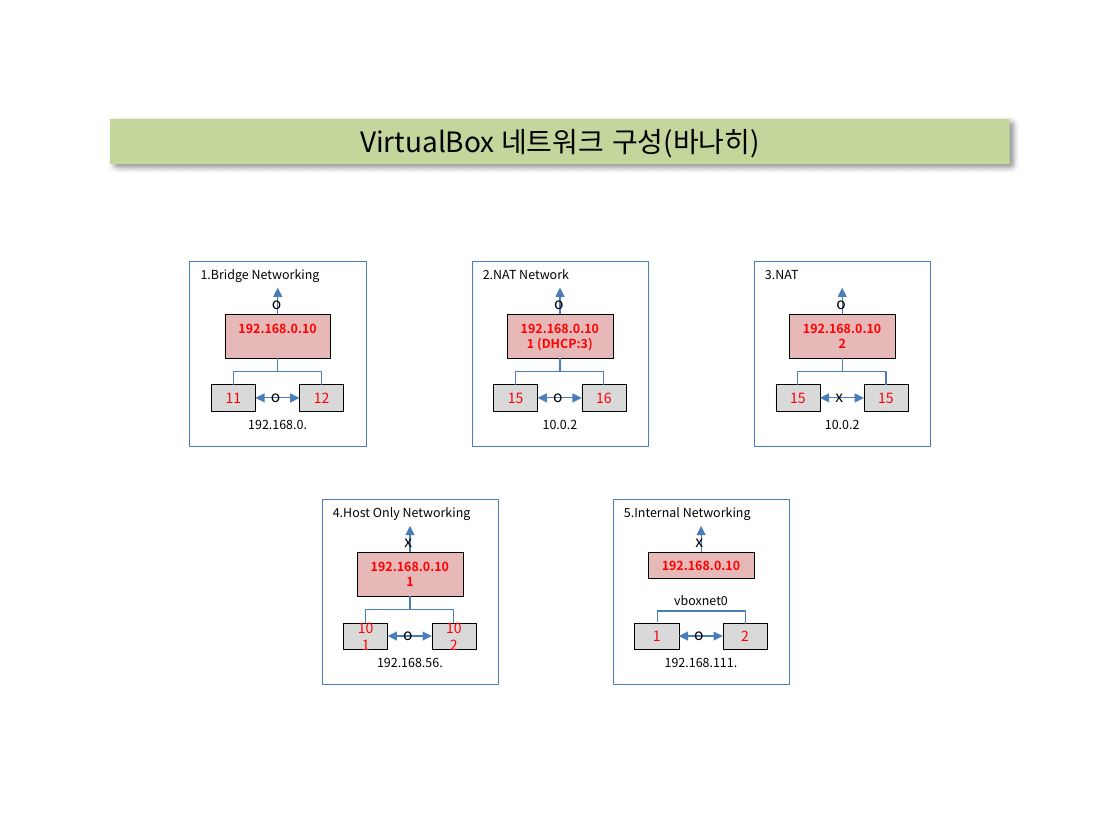
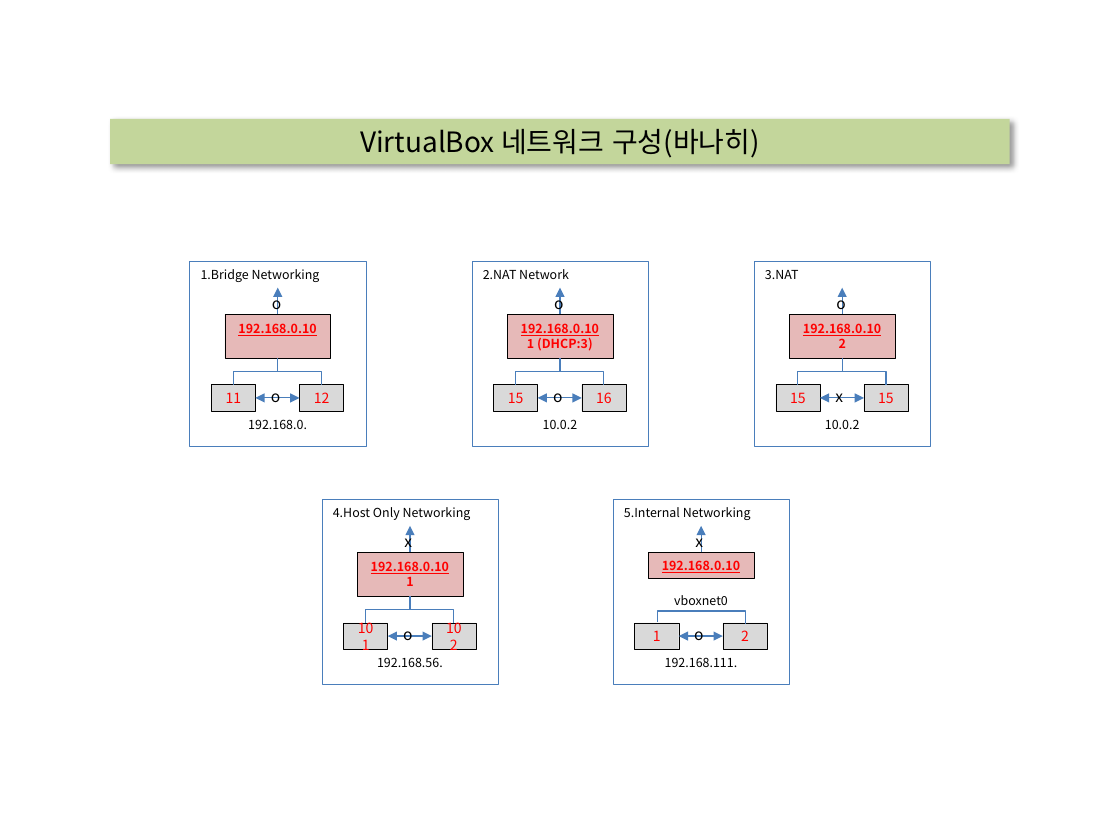
Before and after one commit to grtlinux/TAIN_WEB_TEST, a slide deck: slide 1 of WEB_TEST01/doc/VirtualBox 네트워크 구성.20160406.pptx. Drawn at 1120x840 pixels with LibreOffice and Linux fonts; fonts in the diff are those of the drawing. Boxes give left, top, right and bottom in pixels: in the first picture for what was removed or moved away, otherwise in the second. Text is boxed around its words. In the diff, an @@ line names an element or a change of style, - is before the commit and + after.

```diff
--- a/WEB_TEST01/doc/VirtualBox 네트워크 구성.20160406.pptx
+++ b/WEB_TEST01/doc/VirtualBox 네트워크 구성.20160406.pptx
@@ rectangle "192.168.0.10" at (225, 315, 330, 358): underline on @@
@@ text in rectangle at (521, 323, 599, 336): underline on in "192.168.0.10" @@
@@ text in rectangle at (803, 323, 881, 336): underline on @@
@@ text in rectangle at (371, 561, 449, 574): underline on @@
@@ rectangle "192.168.0.10" at (648, 552, 754, 579): underline on @@
```
